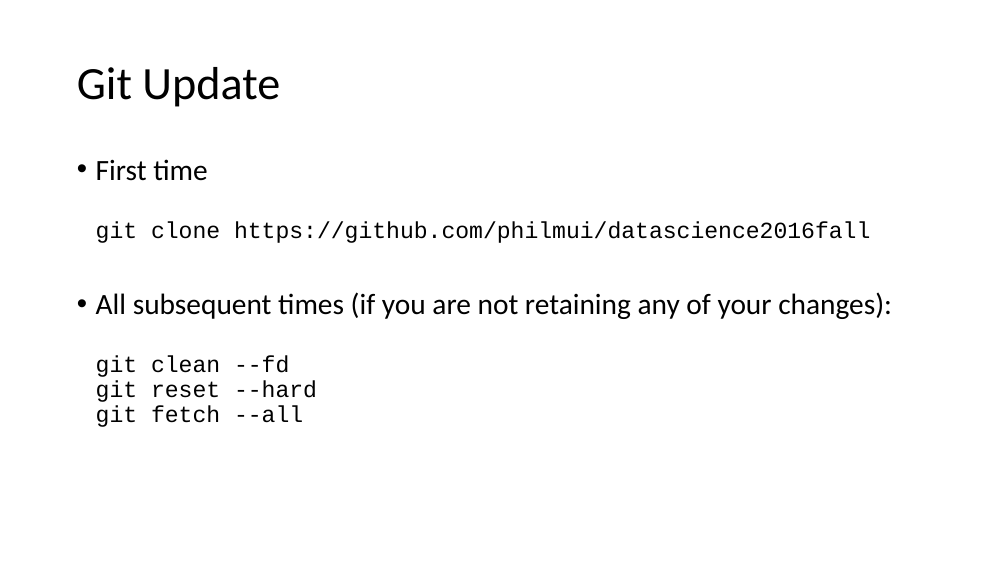
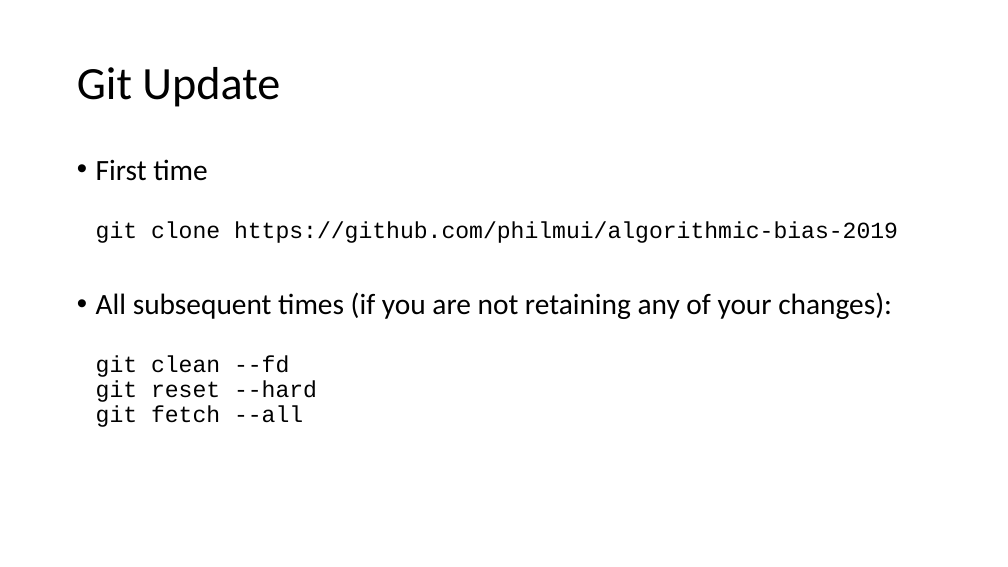
Before and after one commit to philmui/algorithmic-bias-2019, a slide deck: slide 2 of lecture03.numpy.pandas/lecture03.pptx. Drawn at 1008x567 pixels with LibreOffice and Linux fonts; fonts in the diff are those of the drawing. Boxes give left, top, right and bottom in pixels: in the first picture for what was removed or moved away, otherwise in the second. Text is boxed around its words. In the diff, an @@ line names an element or a change of style, - is before the commit and + after.

Commit message:
updated git repo reference

```diff
--- a/lecture03.numpy.pandas/lecture03.pptx
+++ b/lecture03.numpy.pandas/lecture03.pptx
@@ text at bbox=[96, 159, 898, 243]: text changed @@
-• First time
-  git clone https://github.com/philmui/datascience2016fall
+• First time
+  git clone https://github.com/philmui/algorithmic-bias-2019
```
